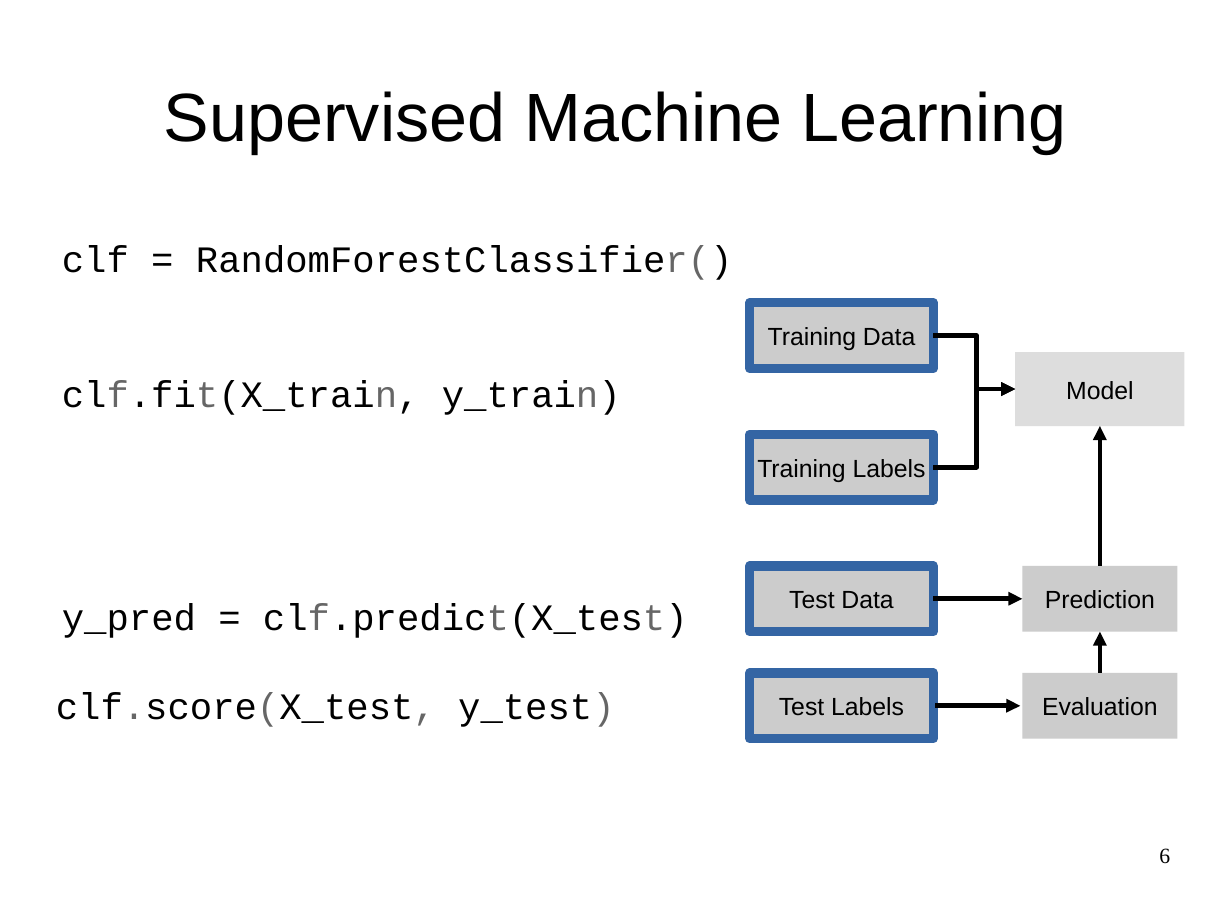
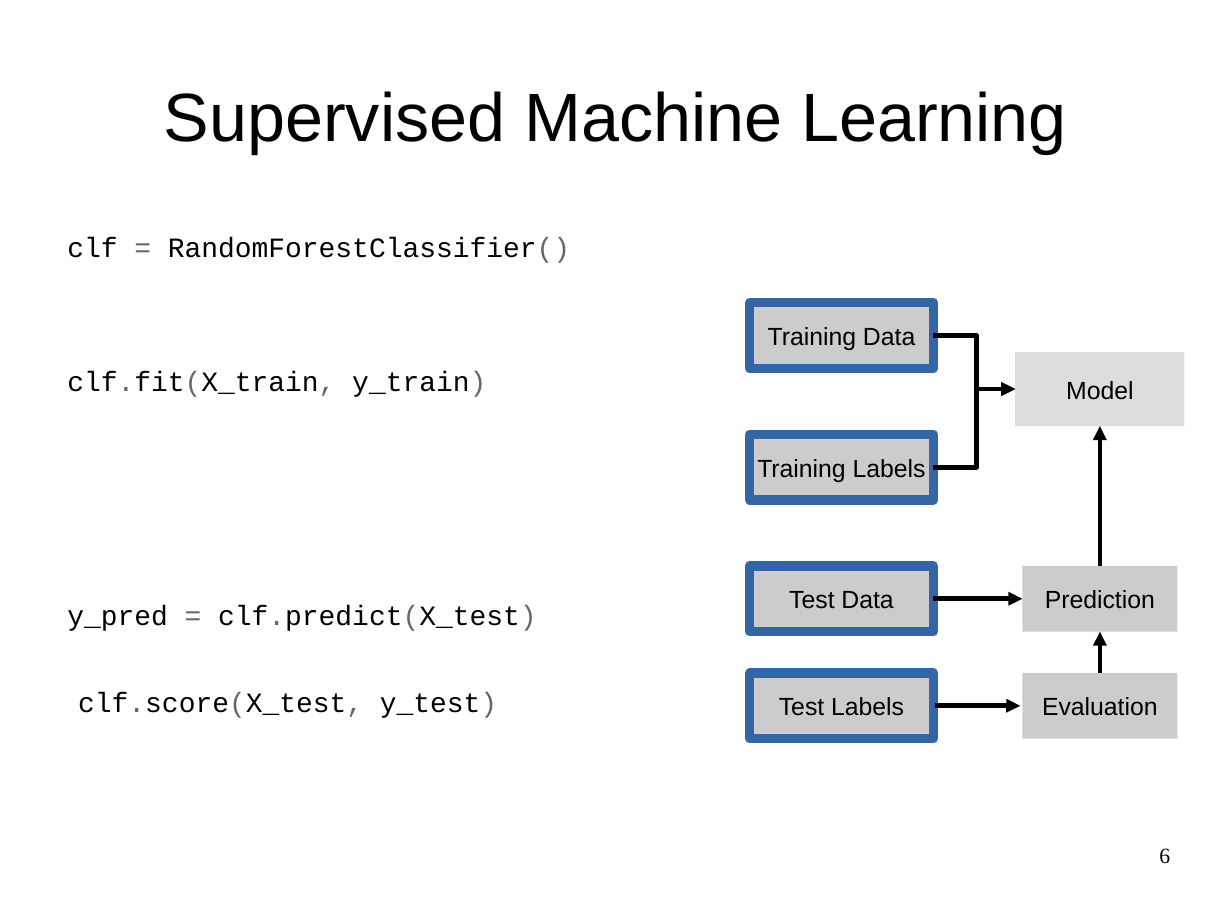
Before and after one commit to amueller/talks_odt, a slide deck: slide 6 of nyc-open-data-2015-andvanced-sklearn.odp. Drawn at 1232x924 pixels with LibreOffice and Linux fonts; fonts in the diff are those of the drawing. Boxes give left, top, right and bottom in pixels: in the first picture for what was removed or moved away, otherwise in the second. Text is boxed around its words. In the diff, an @@ line names an element or a change of style, - is before the commit and + after.

```diff
--- a/nyc-open-data-2015-andvanced-sklearn.odp
+++ b/nyc-open-data-2015-andvanced-sklearn.odp
@@ text added at (x1=67, y1=237, x2=570, y2=631), 18 pt, text #000000 @@
+clf = RandomForestClassifier()
+clf.fit(X_train, y_train)
+y_pred = clf.predict(X_test)
@@ text removed at (x1=62, y1=246, x2=732, y2=638) @@
-clf = RandomForestClassifier()
-clf.fit(X_train, y_train)
-y_pred = clf.predict(X_test)
@@ text "clf.score(X_test, y_test)" moved from (x1=56, y1=693, x2=614, y2=727) to (x1=78, y1=692, x2=497, y2=718) @@
@@ text "clf.score(X_test, y_test)" at (x1=78, y1=692, x2=497, y2=718): size 24 to 18 pt @@
```
Also in this commit, not shown: 7 other slides changed, 2 slides removed.
